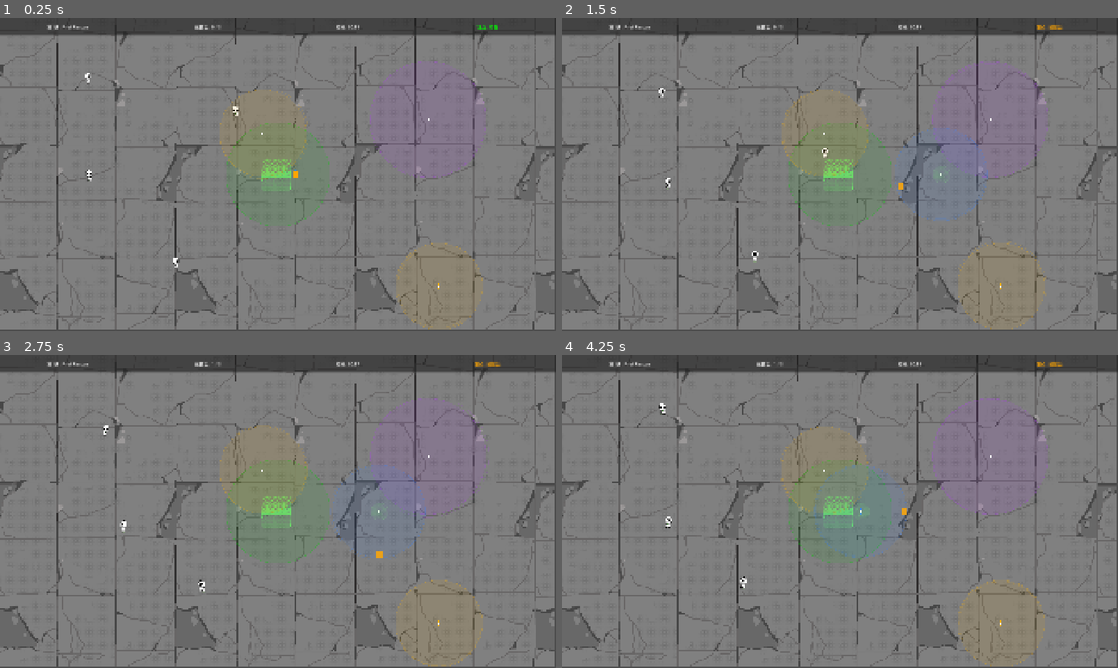
Above: before the commit, frames 1-4 (two rows, left to right).
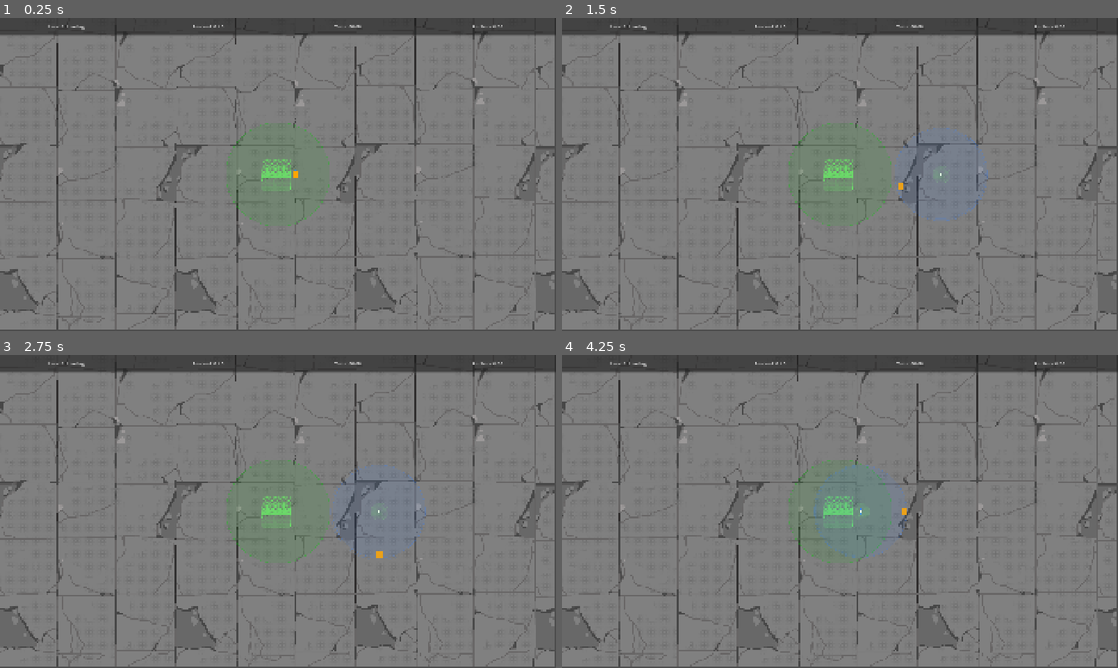
Above: after the commit, the same moments.

Repository: kunk70352-png/Safe-Anchor
Game: Godot game, scene res://src/main/main.tscn
Same seed, same stepped clock (60 frames per second), same inputs: the game is played once before the commit and once after it.
Inputs:
- Up to frame 1 (0.25 s): no input
- Up to frame 2 (1.5 s): hold D (move_right) 0.53-1.28 s; tap Space (charge_throw) at 0.6, 1.35 s; hold S (move_down) from 1.28 s (still down)
- Up to frame 3 (2.75 s): release S (move_down) at 2.03 s; hold D (move_right) from 2.03 s (still down); tap Space (charge_throw) at 2.1 s
- Up to frame 4 (4.25 s): release D (move_right) at 2.78 s; hold W (move_up) 2.78-3.53 s; tap Space (charge_throw) at 2.85, 3.6 s; hold A (move_left) from 3.53 s (still down)

The runs differ from the first frame. In frame 1, 0.6% of the frame differs, in the area x 8-91%, y 2-100%; in frame 2, 0.7%; in frame 3, 0.6%; in frame 4, 0.7%.
Error after the commit: Invalid assignment of property or key 'has_anchor' with value of type 'bool' on a base object of type 'CharacterBody2D (Player)'. (res://src/world/world.gd:46)

Commit message:
修复拾取锚点后投掷锚点类型不变的问题

Diff:
--- a/src/player/player.gd
+++ b/src/player/player.gd
@@ -4,7 +4,7 @@
 
 enum PlayerState { IDLE, CHARGING }
 var state: PlayerState = PlayerState.IDLE
-var has_anchor: bool = true
+var _held_anchor: PackedScene = preload("res://src/anchor/anchor.tscn")
 var charge_time: float = 0.0
 var charge_power: float = 0.0
 var last_move_dir: Vector2 = Vector2.RIGHT
@@ -31,12 +31,12 @@
 	velocity = input_dir * move_speed
 	move_and_slide()
 
-	if not has_anchor:
+	if _held_anchor == null:
 		_check_pickup()
 
 	match state:
 		PlayerState.IDLE:
-			if has_anchor and Input.is_action_just_pressed("charge_throw"):
+			if _held_anchor != null and Input.is_action_just_pressed("charge_throw"):
 				state = PlayerState.CHARGING
 				charge_time = 0.0
 		PlayerState.CHARGING:
@@ -45,7 +45,7 @@
 			if Input.is_action_just_released("charge_throw"):
 				_throw_anchor()
 				state = PlayerState.IDLE
-			elif not has_anchor:
+			elif _held_anchor == null:
 				state = PlayerState.IDLE
 
 	queue_redraw()
@@ -56,13 +56,12 @@
 	var landing_pos := global_position + last_move_dir * dist
 	landing_pos = landing_pos.clamp(Vector2(40, 40), Vector2(1880, 1040))
 
-	var anchor_scene := preload("res://src/anchor/anchor.tscn")
-	var anchor: Anchor = anchor_scene.instantiate()
+	var anchor: Anchor = _held_anchor.instantiate()
 	anchor.global_position = landing_pos
 	anchor.attraction_radius = anchor_data.attraction_radius
 	anchor.picked_up.connect(_on_anchor_picked_up)
 	get_tree().get_first_node_in_group("world").get_node("Anchors").add_child(anchor)
-	has_anchor = false
+	_held_anchor = null
 
 
 func _check_pickup() -> void:
@@ -74,21 +73,22 @@
 		if global_position.distance_to(a.global_position) < pickup_dist:
 			if not a.picked_up.is_connected(_on_anchor_picked_up):
 				a.picked_up.connect(_on_anchor_picked_up)
+			_held_anchor = load(a.scene_file_path)
 			a.pick_up()
 			break
 
 
 func _on_anchor_picked_up() -> void:
-	has_anchor = true
+	pass
 
 
 func _draw() -> void:
 	var half := 10.0
 	draw_rect(Rect2(-half, -half, half * 2, half * 2), Color.ORANGE, true)
-	if has_anchor:
+	if _held_anchor != null:
 		draw_circle(Vector2(0, -half - 4), 3.0, Color.DODGER_BLUE)
 
-	if state != PlayerState.CHARGING or not has_anchor:
+	if state != PlayerState.CHARGING or _held_anchor == null:
 		return
 
 	var dist := min_throw + charge_power * (max_throw - min_throw)
